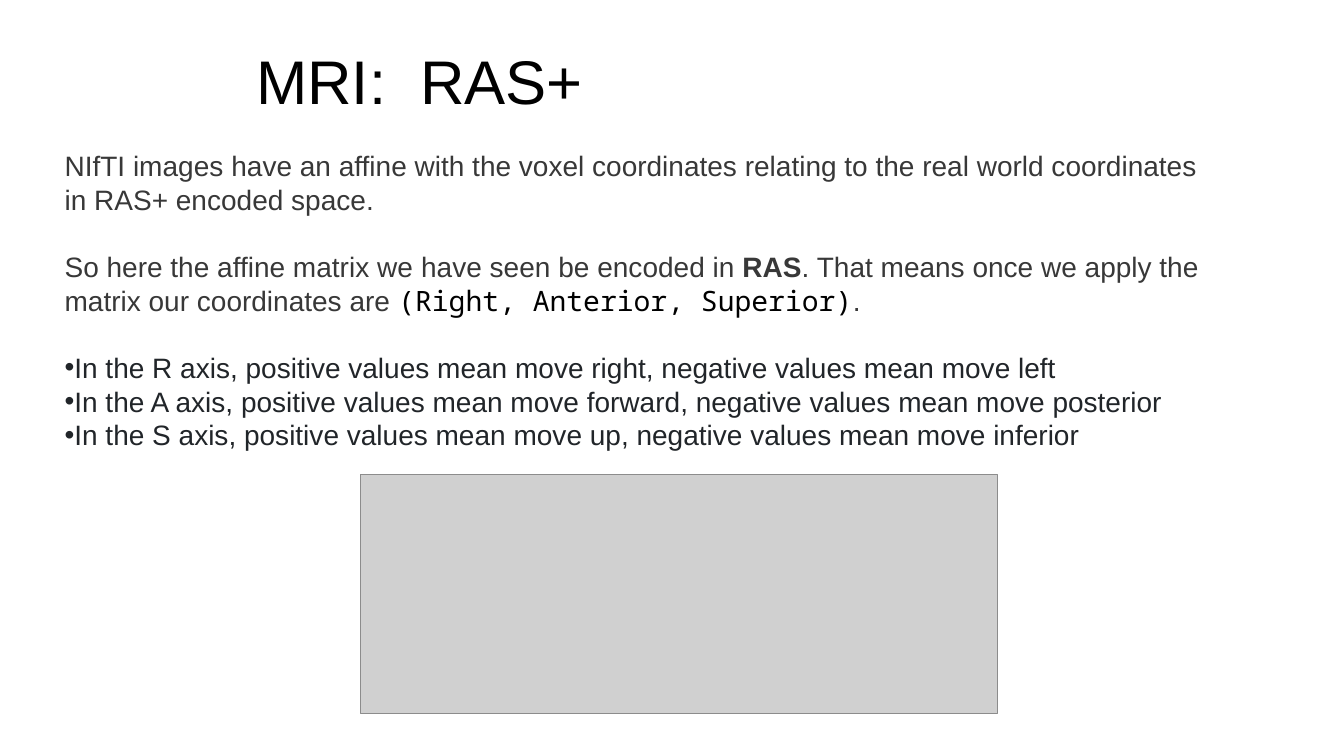
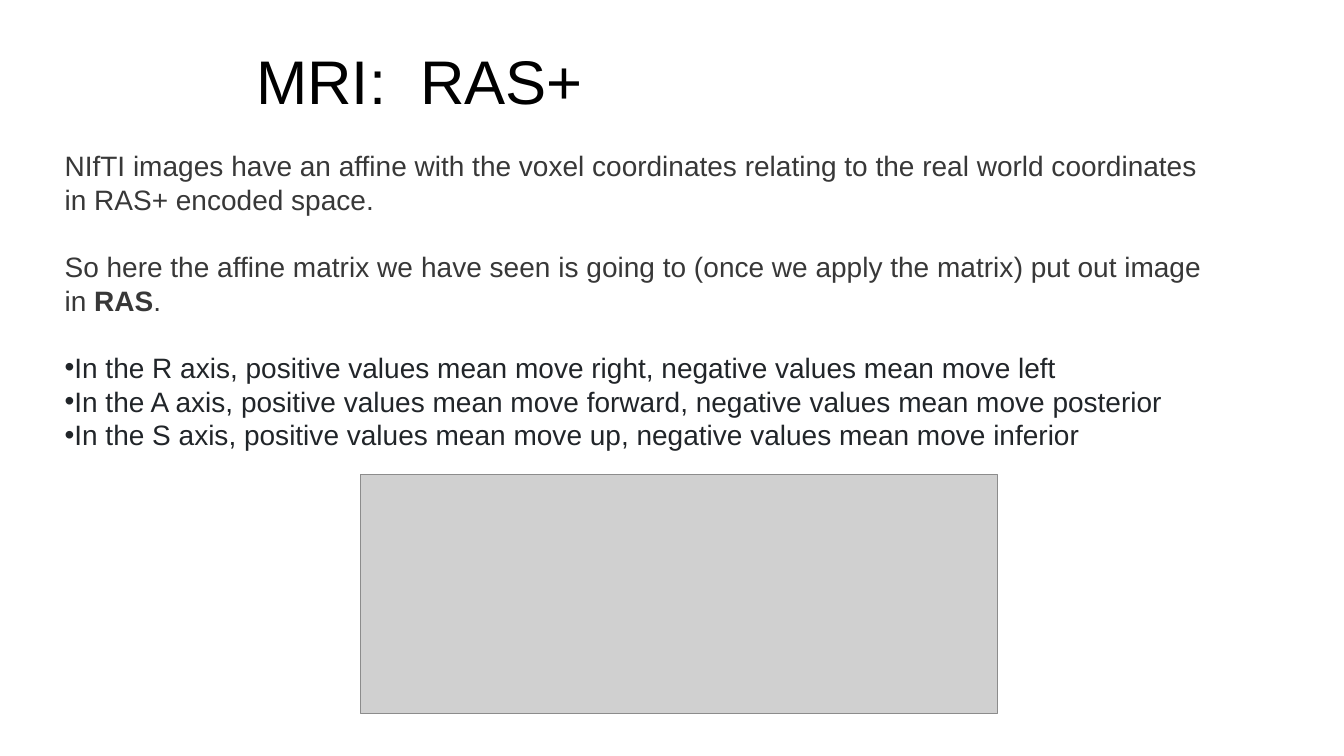
Before and after one commit to esciencecenter-digital-skills/medical-image-processing-materials, a slide deck: slide 15 of presentations/mri_lecture.pptx. Drawn at 1344x756 pixels with LibreOffice and Linux fonts; fonts in the diff are those of the drawing; grey boxes stand for pictures; background and template pictures are left out. Boxes give left, top, right and bottom in pixels: in the first picture for what was removed or moved away, otherwise in the second. Text is boxed around its words. In the diff, an @@ line names an element or a change of style, - is before the commit and + after.

```diff
--- a/presentations/mri_lecture.pptx
+++ b/presentations/mri_lecture.pptx
@@ rectangle "NIfTI images have an affine ...": place and size @@
-rectangle "NIfTI images have an affine ..." at (65, 155, 1198, 450)
+rectangle "NIfTI images have an affine ..." at (54, 164, 1218, 475)
@@ text in rectangle at (65, 256, 1200, 312): text changed @@
-So here the affine matrix we have seen be encoded in RAS. That means once we apply the matrix our coordinates are (Right, Anterior, Superior).
+So here the affine matrix we have seen is going to (once we apply the matrix) put out image in RAS.
```
Also in this commit, not shown: 1 other slide changed, 1 slide added, 1 other file.
